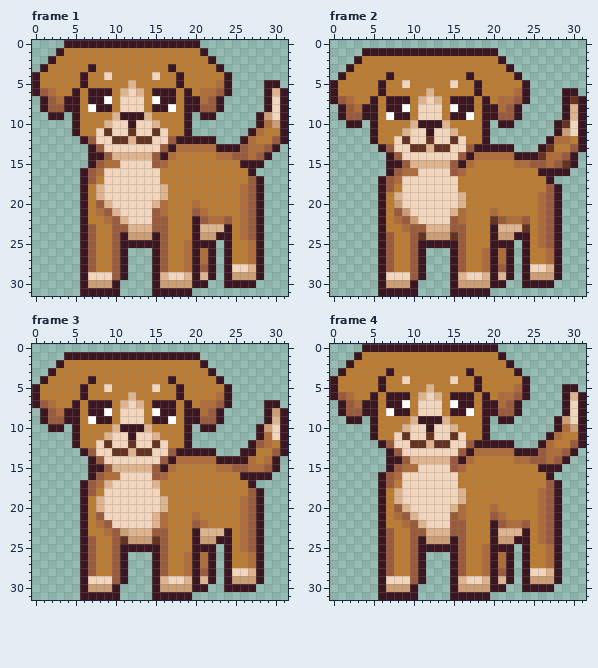
One commit to this pixel-art file: aseprite_files/doggy-walk.aseprite. Above is the file before it was changed.
32x32 pixels, 6 frames. Shown: frame 1, frame 2, frame 3, frame 4. The commit also changed other frames, which this record leaves out.
The same view after the edit:
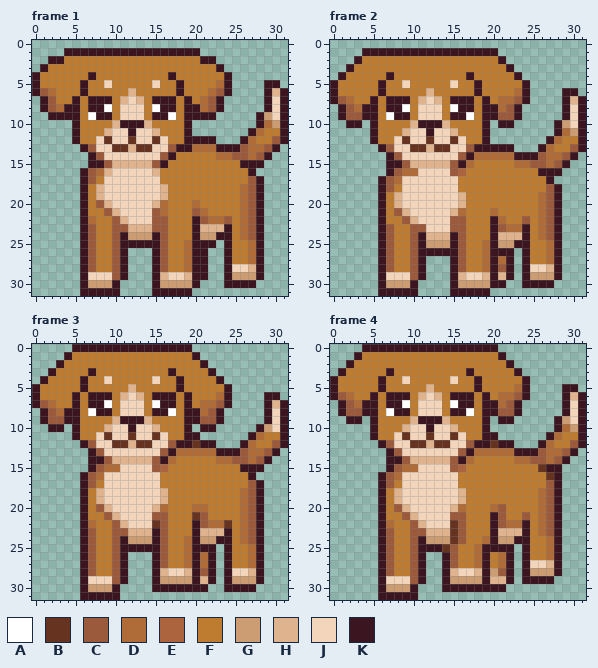
Palette (. is transparent): A #ffffff  B #663321  C #9c5a3c  D #af6c38  E #ab643e  F #bd7c30  G #cc9c73  H #deb38e  J #f3d5bb  K #3b1520
Diff:
layer "backrightleg" added
layer "body" added
layer "head" added
layer "backleftleg" added
layer "frontleftleg" added
layer "frontrightleg" added
layer "Layer 1" removed
Changed rows in their new state; - is an unchanged pixel.
Frame 1:
first column x 3:
 0 -.................-
 1 .KKKKKKKKKKKKKKKKK.
 2 K-----------------K
 3 ----F---------F----
 4 ---FK-F-----F-KF---
 5 ------J--F--J------
 6 --FKFFF-FHF-FFFKF-F
 7 FF----K-H-H-K----F-
 8 D---K-A-----A-K---D
 9 -K--AKKFJJJFKKA--K-
10 ------FHK-KHF------
11 -----FH--K--HF-----
12 --KFF-BJJBJJB-FF---
13 ---KCJ-BBHBB-JCKK--
14 -----CJJJJJJJCK----
15 -----KCHHHHH-K-----
16 ------H-----H------
first column x 7:
21 -F-
22 D-F
first column x 21:
26 K.
27 K.
28 K.
29 K.
30 .-
Frame 2:
first column x 26:
 7 ----H
 8 ----J
 9 ----J
10 ---G-
11 ---DG
12 ---F-
13 -D---
14 C----
15 ---K.
16 ---.-
first column x 7:
20 -H-------------------
21 --H------------------
22 -F-H-----C---KDFF----
23 C-F--JJJ------CDDK---
24 ----KHHHK-----HHH----
25 -----GGG----D-GGK--FD
26 -----KKK------K------
Frame 3:
first column x 5:
 0 KKKKKKKKKKKKKKK------------
 1 FFFFFFFFFFFFFFF------------
 3 --K---------K--------------
 4 -KF-J-----J-FK-------------
 5 ----F--H--F----------------
 6 KFKKK-HJH-KKKFK---------KK-
 7 ----A-J-J-A--------------HK
 8 --A-K-----K-A------------J-
 9 --FFFHKKKHFFF------------J-
10 ----HJJ-JJH----------------
11 ---JB--B--BJ---K------KDFF-
12 .KC-JBBHBBJ-CK-BKK---KDFFC-
13 -.KC-JJJJJ-CKDDDDDKKKCDDCK.
14 ---KCHHHHHCKDFFFFFDDCC-CK.-
15 ---CDDJJJJ-EF-----FFFKKK..-
16 -KCDJJ----JF---------F-..--
17 ---FJ-----J-----------CK---
18 --FH-------H---------D-----
20 ---CH-----HD---DD----------
21 ---FCH----CC---BC----------
22 --DFFCH---BC---KCDDB-------
23 --C-F-C---K----------------
24 ------K---K---D------------
25 --------------D------FD----
28 -----------HJJH------------
29 -----------GGGG------------
30 -----------KKKK------------
31 ----------.....------------
Frame 4:
first column x 20:
11 K--------
12 B--------
15 ------B--
16 -------BK
first column x 7:
20 --------------C-------
21 -F-------C---KC--C----
22 D-F-----B--------K----
23 --------B-------------
24 --------B---D------FD-
25 -------BCF-DK---------
26 -------KCF-DKF--------
27 -------KCF-DKF----JJH-
28 -------KHJJHKG----GGG-
29 -------KGGGGKH----KKK.
30 -------K-KKKK----....-
31 --------.....---------
Pixel boxes of the changes (left, top, right, bottom) in both pictures:
changed: (56, 40, 208, 176)
changed: (88, 208, 112, 224)
changed: (200, 248, 216, 288)
changed: (538, 96, 578, 176)
changed: (386, 200, 554, 256)
changed: (72, 344, 288, 600)
changed: (490, 432, 498, 448)
changed: (386, 464, 562, 600)
